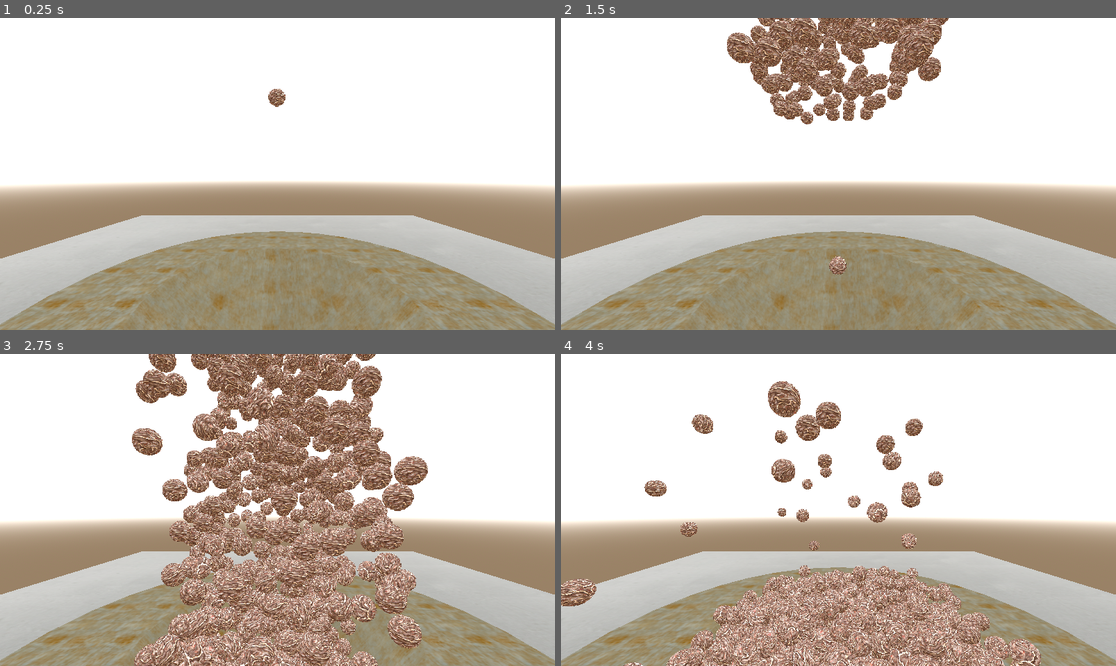
Above: before the commit, frames 1-4 (two rows, left to right).
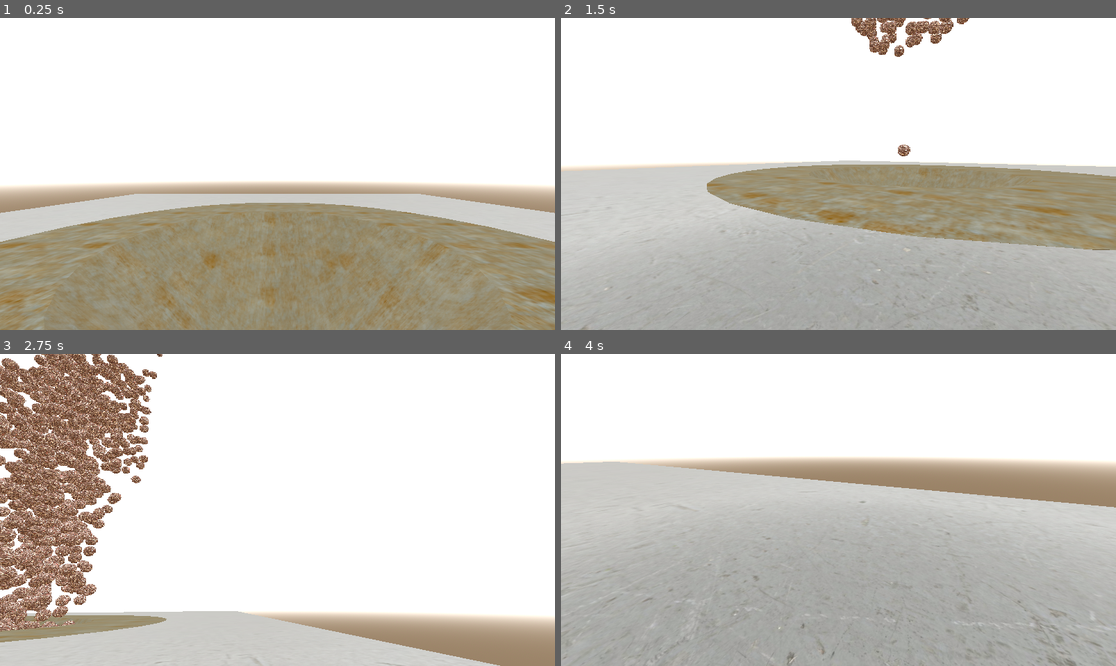
Above: after the commit, the same moments.

Repository: mynameisgump/CEOMindsetGameJam
Game: Godot game, scene res://scenes/main.tscn
The game is run twice, just before and just after one commit, with the same random seed, the same clock (stepped at 60 frames per second) and the same inputs.
Inputs (mouse positions are in pixels of both pictures, inside the frame that each line leads up to):
- Up to frame 1 (0.25 s): no input
- Up to frame 2 (1.5 s): move the mouse to (960, 158) at 0.52 s; hold D (move_right, bound only after the commit) 0.53-1.28 s; tap 1 (add100) at 0.6 s; move the mouse to (727, 189) at 1.27 s; hold S (move_down, bound only after the commit) from 1.28 s (still down); tap 5 (add500) at 1.35 s
- Up to frame 3 (2.75 s): move the mouse to (333, 441) at 2.02 s; release S (move_down, bound only after the commit) at 2.03 s; hold D (move_right, bound only after the commit) from 2.03 s (still down); tap 1 (add100) at 2.1 s
- Up to frame 4 (4 s): move the mouse to (810, 572) at 2.77 s; release D (move_right, bound only after the commit) at 2.78 s; hold W (move_up, bound only after the commit) 2.78-3.53 s; tap 5 (add500) at 2.85 s; move the mouse to (1005, 556) at 3.52 s; hold A (move_left, bound only after the commit) from 3.53 s (still down); tap 1 (add100) at 3.6 s

The runs differ from the first frame. In frame 1, 22% of the frame differs, in the area x 0-100%, y 22-100%; in frame 2, 47%; in frame 3, 72%, in the area x 0-100%, y 0-100%; in frame 4, 61%.
Error after the commit: Attempt to call function 'play' in base 'null instance' on a null instance. (res://scenes/main.gd:40)

Commit message:
Added basic animation to the grinder

Diff:
--- /dev/null
+++ b/CharacterBody3D.gd
@@ -0,0 +1,94 @@
+extends CharacterBody3D
+
+var direction : Vector3;
+var target_speed : Vector3;
+var accel : float;
+var hvel : Vector3;
+
+@onready var head  : Node3D = $Body/Head;
+@onready var camera : Camera3D = $Body/Head/Camera3D;
+
+@export var GRAVITY = 9.8;
+@export var MAX_SPEED: float = 10.0;
+# Original Default of 18
+@export var JUMP_SPEED = 500;
+@export var ACCEL = 4.5;
+@export var MAX_ACCEL = 150.0;
+@export var DEACCEL= 0.86;
+@export var MAX_SLOPE_ANGLE = 40;
+@export var default_fov = 75;
+
+# Get the gravity from the project settings to be synced with RigidBody nodes.
+var gravity = ProjectSettings.get_setting("physics/3d/default_gravity")
+
+# Speed Parameter
+const SPEED = 7.0;
+# Jump Velocity Parameter
+#const JUMP_VELOCITY = 10;
+const JUMP_VELOCITY = 10;
+# Amount of directional control
+const CONTROL : float = 15.0;
+
+# Leaning Variables
+var lean_left;
+var lean_right;
+var z_tilt = 0.0;
+var z_tilt_target = 0.0;
+var z_tilt_value = 0.01;
+var LEAN_SPEED = 5;
+
+func is_moving():
+	return Input.is_action_pressed("move_left") or \
+	Input.is_action_pressed("move_right") or \
+	Input.is_action_pressed("move_up") or \
+	Input.is_action_pressed("move_down")
+
+func handle_input(delta : float) -> void:
+
+	z_tilt_target = 0.0
+	var cam_xform = camera.get_global_transform()
+
+	if Input.is_action_pressed("move_left"):
+		lean_left = true
+		z_tilt_target = z_tilt_value*5
+
+	if Input.is_action_pressed("move_right"):
+		lean_right = true
+		z_tilt_target = -z_tilt_value*5
+
+
+
+func handle_movement(delta : float) -> void:
+
+	if not is_on_floor():
+		velocity.y -= GRAVITY * delta
+
+
+	var input_dir = Input.get_vector("move_left", "move_right", "move_up", "move_down")
+	direction = lerp(direction, (transform.basis * Vector3(input_dir.x, 0, input_dir.y)).normalized(), delta * CONTROL)
+
+	hvel = velocity
+	hvel.y = 0.0
+	hvel *= DEACCEL
+
+	if hvel.length() < MAX_SPEED * 0.01:
+		hvel = Vector3.ZERO
+
+	var speed = hvel.dot(direction)
+
+	var accel = clamp(MAX_SPEED - speed, 0.0, MAX_ACCEL * delta)
+	hvel += direction * accel
+
+	velocity.x = hvel.x
+	velocity.z = hvel.z
+
+	# Leaning code
+	z_tilt += (z_tilt_target-z_tilt)*LEAN_SPEED*delta
+	head.rotation.z = z_tilt
+
+	move_and_slide()
+
+
+func _physics_process(delta):
+	# Add the gravity.
+	handle_movement(delta)
--- a/project.godot
+++ b/project.godot
@@ -31,6 +31,26 @@
 "events": [Object(InputEventKey,"resource_local_to_scene":false,"resource_name":"","device":-1,"window_id":0,"alt_pressed":false,"shift_pressed":false,"ctrl_pressed":false,"meta_pressed":false,"pressed":false,"keycode":0,"physical_keycode":53,"key_label":0,"unicode":53,"echo":false,"script":null)
 ]
 }
+move_left={
+"deadzone": 0.5,
+"events": [Object(InputEventKey,"resource_local_to_scene":false,"resource_name":"","device":-1,"window_id":0,"alt_pressed":false,"shift_pressed":false,"ctrl_pressed":false,"meta_pressed":false,"pressed":false,"keycode":0,"physical_keycode":65,"key_label":0,"unicode":97,"echo":false,"script":null)
+]
+}
+move_right={
+"deadzone": 0.5,
+"events": [Object(InputEventKey,"resource_local_to_scene":false,"resource_name":"","device":-1,"window_id":0,"alt_pressed":false,"shift_pressed":false,"ctrl_pressed":false,"meta_pressed":false,"pressed":false,"keycode":0,"physical_keycode":68,"key_label":0,"unicode":100,"echo":false,"script":null)
+]
+}
+move_up={
+"deadzone": 0.5,
+"events": [Object(InputEventKey,"resource_local_to_scene":false,"resource_name":"","device":-1,"window_id":0,"alt_pressed":false,"shift_pressed":false,"ctrl_pressed":false,"meta_pressed":false,"pressed":false,"keycode":0,"physical_keycode":87,"key_label":0,"unicode":119,"echo":false,"script":null)
+]
+}
+move_down={
+"deadzone": 0.5,
+"events": [Object(InputEventKey,"resource_local_to_scene":false,"resource_name":"","device":-1,"window_id":0,"alt_pressed":false,"shift_pressed":false,"ctrl_pressed":false,"meta_pressed":false,"pressed":false,"keycode":0,"physical_keycode":83,"key_label":0,"unicode":115,"echo":false,"script":null)
+]
+}
 
 [physics]
 
--- /dev/null
+++ b/scenes/Body.gd
@@ -0,0 +1,17 @@
+extends Node3D
+
+const MOUSE_SENS : float = 3.0
+
+@onready var character : CharacterBody3D = get_parent()
+
+func _ready():
+	Input.set_mouse_mode(Input.MOUSE_MODE_CAPTURED)
+
+func _input(event : InputEvent) -> void:
+
+	if event is InputEventMouseMotion:
+		rotation.x -= event.relative.y * MOUSE_SENS * 0.001
+		rotation.x = clamp(rotation.x, -1.5, 1.5)
+
+		character.rotation.y -= event.relative.x * MOUSE_SENS * 0.001
+		character.rotation.y = wrapf(character.rotation.y, 0.0, TAU)
--- a/scenes/MeatGrinder.tscn
+++ b/scenes/MeatGrinder.tscn
@@ -24,7 +24,177 @@
 [sub_resource type="BoxShape3D" id="BoxShape3D_xohgq"]
 size = Vector3(3.6451, 0.739548, 3.93527)
 
+[sub_resource type="Animation" id="Animation_kwsf5"]
+resource_name = "Spinnin"
+length = 3.0
+loop_mode = 1
+tracks/0/type = "value"
+tracks/0/imported = false
+tracks/0/enabled = false
+tracks/0/path = NodePath("Blade2:rotation")
+tracks/0/interp = 1
+tracks/0/loop_wrap = true
+tracks/0/keys = {
+"times": PackedFloat32Array(0),
+"transitions": PackedFloat32Array(1),
+"update": 0,
+"values": [Vector3(0, 0, -2.61799)]
+}
+tracks/1/type = "value"
+tracks/1/imported = false
+tracks/1/enabled = false
+tracks/1/path = NodePath("Blade:rotation")
+tracks/1/interp = 1
+tracks/1/loop_wrap = true
+tracks/1/keys = {
+"times": PackedFloat32Array(0),
+"transitions": PackedFloat32Array(1),
+"update": 0,
+"values": [Vector3(0, 0, -2.61799)]
+}
+tracks/2/type = "value"
+tracks/2/imported = false
+tracks/2/enabled = false
+tracks/2/path = NodePath("Blade3:rotation")
+tracks/2/interp = 1
+tracks/2/loop_wrap = true
+tracks/2/keys = {
+"times": PackedFloat32Array(0),
+"transitions": PackedFloat32Array(1),
+"update": 0,
+"values": [Vector3(0, 0, -2.61799)]
+}
+tracks/3/type = "value"
+tracks/3/imported = false
+tracks/3/enabled = true
+tracks/3/path = NodePath("Blade3:quaternion")
+tracks/3/interp = 1
+tracks/3/loop_wrap = true
+tracks/3/keys = {
+"times": PackedFloat32Array(0, 1, 2, 3),
+"transitions": PackedFloat32Array(1, 1, 1, 1),
+"update": 0,
+"values": [Quaternion(0, 0, 0.965926, -0.258819), Quaternion(0, 0, 0.866025, 0.5), Quaternion(0, 0, 0.258819, 0.965926), Quaternion(0, 0, -0.5, 0.866025)]
+}
+tracks/4/type = "value"
+tracks/4/imported = false
+tracks/4/enabled = true
+tracks/4/path = NodePath("Blade2:quaternion")
+tracks/4/interp = 1
+tracks/4/loop_wrap = true
+tracks/4/keys = {
+"times": PackedFloat32Array(0, 1, 2, 3),
+"transitions": PackedFloat32Array(1, 1, 1, 1),
+"update": 0,
+"values": [Quaternion(0, 0, 0.965926, -0.258819), Quaternion(0, 0, 0.866025, 0.5), Quaternion(0, 0, 0.258819, 0.965926), Quaternion(0, 0, -0.5, 0.866025)]
+}
+tracks/5/type = "value"
+tracks/5/imported = false
+tracks/5/enabled = true
+tracks/5/path = NodePath("Blade:quaternion")
+tracks/5/interp = 1
+tracks/5/loop_wrap = true
+tracks/5/keys = {
+"times": PackedFloat32Array(0, 1, 2, 3),
+"transitions": PackedFloat32Array(1, 1, 1, 1),
+"update": 0,
+"values": [Quaternion(0, 0, 0.965926, -0.258819), Quaternion(0, 0, -0.5, 0.866025), Quaternion(0, 0, 0.258819, 0.965926), Quaternion(0, 0, 0.866025, 0.5)]
+}
+
+[sub_resource type="Animation" id="Animation_suevd"]
+length = 0.001
+tracks/0/type = "value"
+tracks/0/imported = false
+tracks/0/enabled = true
+tracks/0/path = NodePath("Blade2:rotation")
+tracks/0/interp = 1
+tracks/0/loop_wrap = true
+tracks/0/keys = {
+"times": PackedFloat32Array(0),
+"transitions": PackedFloat32Array(1),
+"update": 0,
+"values": [Vector3(0, 0, -2.61799)]
+}
+tracks/1/type = "value"
+tracks/1/imported = false
+tracks/1/enabled = true
+tracks/1/path = NodePath("Blade:rotation")
+tracks/1/interp = 1
+tracks/1/loop_wrap = true
+tracks/1/keys = {
+"times": PackedFloat32Array(0),
+"transitions": PackedFloat32Array(1),
+"update": 0,
+"values": [Vector3(0, 0, -2.61799)]
+}
+tracks/2/type = "value"
+tracks/2/imported = false
+tracks/2/enabled = true
+tracks/2/path = NodePath("Blade3:rotation")
+tracks/2/interp = 1
+tracks/2/loop_wrap = true
+tracks/2/keys = {
+"times": PackedFloat32Array(0),
+"transitions": PackedFloat32Array(1),
+"update": 0,
+"values": [Vector3(0, 0, -2.61799)]
+}
+tracks/3/type = "value"
+tracks/3/imported = false
+tracks/3/enabled = true
+tracks/3/path = NodePath("Blade3:quaternion")
+tracks/3/interp = 1
+tracks/3/loop_wrap = true
+tracks/3/keys = {
+"times": PackedFloat32Array(0),
+"transitions": PackedFloat32Array(1),
+"update": 0,
+"values": [Quaternion(0, 0, 0.965926, -0.258819)]
+}
+tracks/4/type = "value"
+tracks/4/imported = false
+tracks/4/enabled = true
+tracks/4/path = NodePath("Blade2:quaternion")
+tracks/4/interp = 1
+tracks/4/loop_wrap = true
+tracks/4/keys = {
+"times": PackedFloat32Array(0),
+"transitions": PackedFloat32Array(1),
+"update": 0,
+"values": [Quaternion(0, 0, 0.965926, -0.258819)]
+}
+tracks/5/type = "value"
+tracks/5/imported = false
+tracks/5/enabled = true
+tracks/5/path = NodePath("Blade:quaternion")
+tracks/5/interp = 1
+tracks/5/loop_wrap = true
+tracks/5/keys = {
+"times": PackedFloat32Array(0),
+"transitions": PackedFloat32Array(1),
+"update": 0,
+"values": [Quaternion(0, 0, 0.965926, -0.258819)]
+}
+
+[sub_resource type="AnimationLibrary" id="AnimationLibrary_pv6ja"]
+_data = {
+"RESET": SubResource("Animation_suevd"),
+"Spinnin": SubResource("Animation_kwsf5")
+}
+
 [node name="RoundGrinder_With_Base" instance=ExtResource("1_34sh0")]
+
+[node name="Blade" parent="." index="0"]
+transform = Transform3D(-0.0243713, 0.0140707, 0, -0.0140707, -0.0243713, 0, 0, 0, 0.177851, 0.00693886, -0.868777, -0.0629923)
+rotation_edit_mode = 1
+
+[node name="Blade2" parent="." index="1"]
+transform = Transform3D(-0.0243712, 0.0140707, 0, -0.0140707, -0.0243712, 0, 0, 0, 0.177851, 0.948997, -0.847751, -0.142925)
+rotation_edit_mode = 1
+
+[node name="Blade3" parent="." index="2"]
+transform = Transform3D(-0.0243713, 0.0140707, 0, -0.0140707, -0.0243712, 0, 0, 0, 0.177851, -0.975481, -0.868777, -0.0629923)
+rotation_edit_mode = 1
 
 [node name="MeatFunnel" parent="." index="3"]
 surface_material_override/0 = ExtResource("2_coisi")
@@ -47,3 +217,8 @@
 [node name="CollisionShape3D" type="CollisionShape3D" parent="StaticBody3D" index="0"]
 transform = Transform3D(1, 0, 0, 0, 1, 0, 0, 0, 1, 0, -0.763168, 0)
 shape = SubResource("BoxShape3D_xohgq")
+
+[node name="AnimationPlayer" type="AnimationPlayer" parent="." index="7"]
+libraries = {
+"": SubResource("AnimationLibrary_pv6ja")
+}
--- /dev/null
+++ b/scenes/char_controller.tscn
@@ -0,0 +1,21 @@
+[gd_scene load_steps=4 format=3 uid="uid://ghdhujrj2tic"]
+
+[ext_resource type="Script" path="res://CharacterBody3D.gd" id="1_e0duk"]
+[ext_resource type="Script" path="res://scenes/Body.gd" id="2_ws2fj"]
+
+[sub_resource type="CapsuleShape3D" id="CapsuleShape3D_7vtt4"]
+
+[node name="CharacterBody3D" type="CharacterBody3D"]
+script = ExtResource("1_e0duk")
+
+[node name="Body" type="Node3D" parent="."]
+transform = Transform3D(1, 0, 0, 0, 1, 0, 0, 0, 1, 2.08165e-12, 1.5, 2.08165e-12)
+script = ExtResource("2_ws2fj")
+
+[node name="Head" type="Node3D" parent="Body"]
+
+[node name="Camera3D" type="Camera3D" parent="Body/Head"]
+
+[node name="CollisionShape3D" type="CollisionShape3D" parent="."]
+transform = Transform3D(1, 0, 0, 0, 1, 0, 0, 0, 1, 0, 1, 0)
+shape = SubResource("CapsuleShape3D_7vtt4")
--- a/scenes/main.tscn
+++ b/scenes/main.tscn
@@ -1,11 +1,11 @@
-[gd_scene load_steps=14 format=3 uid="uid://v651kioisk8x"]
+[gd_scene load_steps=11 format=3 uid="uid://v651kioisk8x"]
 
 [ext_resource type="PackedScene" uid="uid://eg8tymiisqoq" path="res://scenes/meat_sphere.tscn" id="1_6vw3u"]
 [ext_resource type="Script" path="res://scenes/main.gd" id="1_dac0w"]
 [ext_resource type="Script" path="res://scenes/Area3D.gd" id="3_62ykc"]
-[ext_resource type="Script" path="res://addons/orbit-controls/orbit-controls.gd" id="4_3pbvf"]
 [ext_resource type="PackedScene" uid="uid://xx78vaekit73" path="res://scenes/MeatGrinder.tscn" id="4_oeqxx"]
 [ext_resource type="PackedScene" uid="uid://f31m3yk4htnt" path="res://scenes/vat.tscn" id="6_3kdmo"]
+[ext_resource type="PackedScene" uid="uid://ghdhujrj2tic" path="res://scenes/char_controller.tscn" id="6_4t401"]
 
 [sub_resource type="BoxShape3D" id="BoxShape3D_d7eaw"]
 size = Vector3(3.10134, 1, 2.91047)
@@ -19,43 +19,6 @@
 background_mode = 2
 background_energy_multiplier = 3.0
 sky = SubResource("Sky_2r2hp")
-
-[sub_resource type="Animation" id="Animation_tmoyq"]
-resource_name = "MoveCameraMiddle"
-length = 2.0
-tracks/0/type = "value"
-tracks/0/imported = false
-tracks/0/enabled = true
-tracks/0/path = NodePath("OrbitControls:target")
-tracks/0/interp = 1
-tracks/0/loop_wrap = true
-tracks/0/keys = {
-"times": PackedFloat32Array(0, 2),
-"transitions": PackedFloat32Array(1, 1),
-"update": 0,
-"values": [Vector3(0, 0, 0), Vector3(2.08165e-12, -10, 2.08165e-12)]
-}
-
-[sub_resource type="Animation" id="Animation_y61ef"]
-length = 0.001
-tracks/0/type = "value"
-tracks/0/imported = false
-tracks/0/enabled = true
-tracks/0/path = NodePath("OrbitControls:target")
-tracks/0/interp = 1
-tracks/0/loop_wrap = true
-tracks/0/keys = {
-"times": PackedFloat32Array(0),
-"transitions": PackedFloat32Array(1),
-"update": 0,
-"values": [Vector3(0, 0, 0)]
-}
-
-[sub_resource type="AnimationLibrary" id="AnimationLibrary_v3e5k"]
-_data = {
-"MoveCameraMiddle": SubResource("Animation_tmoyq"),
-"RESET": SubResource("Animation_y61ef")
-}
 
 [node name="Main" type="Node3D"]
 script = ExtResource("1_dac0w")
@@ -81,24 +44,10 @@
 [node name="WorldEnvironment" type="WorldEnvironment" parent="."]
 environment = SubResource("Environment_vipx0")
 
-[node name="Camera3D" type="Camera3D" parent="."]
-transform = Transform3D(1, 0, 0, 0, 1, 0, 0, 0, 1, 0, 5.14693, 12.222)
-
-[node name="OrbitControls" type="Control" parent="."]
-layout_mode = 3
-anchors_preset = 0
-offset_right = 40.0
-offset_bottom = 40.0
-script = ExtResource("4_3pbvf")
-_camera = NodePath("../Camera3D")
-enable_pan = false
-
-[node name="AnimationPlayer" type="AnimationPlayer" parent="."]
-libraries = {
-"": SubResource("AnimationLibrary_v3e5k")
-}
-
 [node name="Vat" parent="." instance=ExtResource("6_3kdmo")]
 transform = Transform3D(1, 0, 0, 0, 1, 0, 0, 0, 1, 0, -16.341, 0)
 
+[node name="CharacterBody3D" parent="." instance=ExtResource("6_4t401")]
+transform = Transform3D(1, 0, 0, 0, 1, 0, 0, 0, 1, 0, 0, 10.3143)
+
 [connection signal="body_entered" from="Map/Area3D" to="Map/Area3D" method="_on_body_entered"]
Not shown: 1 places in scenes/MeatGrinder.tscn that only renumber resources
